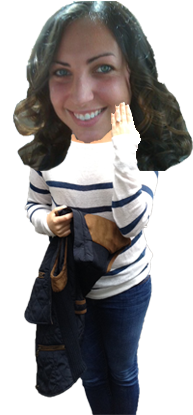
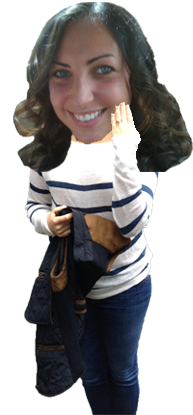
Before/after of a 193px x 415px layered artwork. What changed in the layer stack:
painted on "Layer 3" over 13, 1, 193, 172
